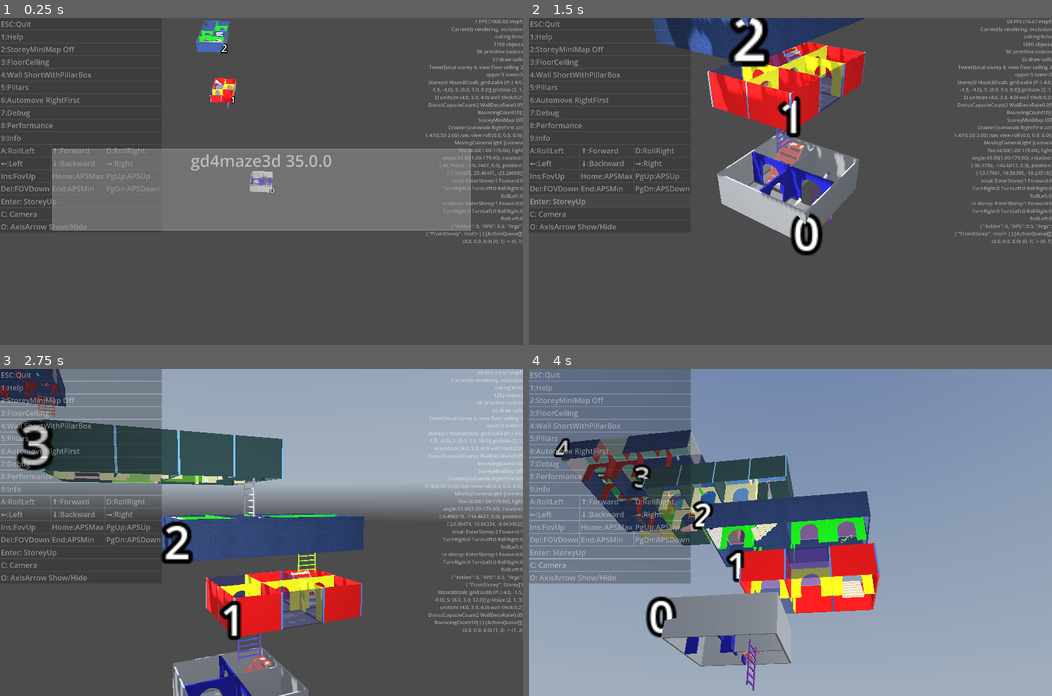
Above: before the commit, frames 1-4 (two rows, left to right).
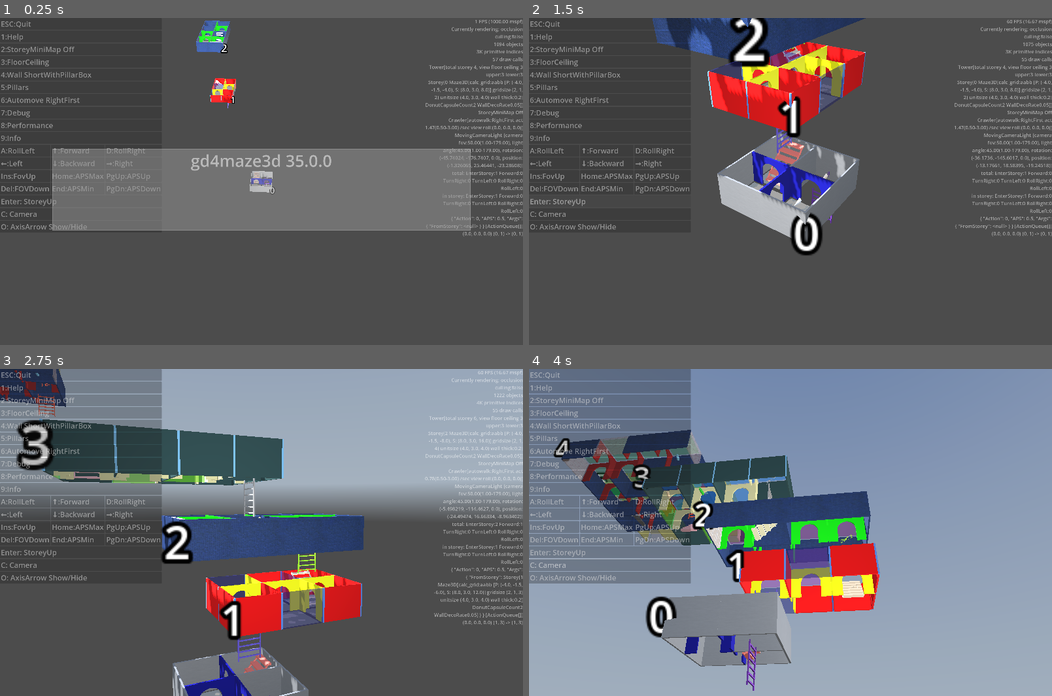
Above: after the commit, the same moments.

Repository: kasworld/gd4maze3d
Game: Godot game, scene res://main.tscn
The game is run twice, just before and just after one commit, with the same random seed, the same clock (stepped at 60 frames per second) and the same inputs. A sky picture missing from this copy of the repository is replaced by a grey-blue gradient.
Inputs (mouse positions are in pixels of both pictures, inside the frame that each line leads up to):
- Up to frame 1 (0.25 s): no input
- Up to frame 2 (1.5 s): click "Enter: StoreyUp" at 0.5 s; click "Enter: StoreyUp" at 1.25 s
- Up to frame 3 (2.75 s): tap Enter at 2 s; move the mouse to (376, 516) at 2.02 s; hold Right from 2.03 s (still down); tap Q at 2.1 s; click (376, 516) at 2.17 s
- Up to frame 4 (4 s): move the mouse to (685, 548) at 2.77 s; release Right at 2.78 s; hold Down 2.78-3.53 s; tap E at 2.85 s; move the mouse to (842, 460) at 3.52 s; hold Right from 3.53 s (still down); tap 1 at 3.6 s

The runs differ from the first frame. In frame 1, 1.4% of the frame differs, in the area x 81-100%, y 7-69%; in frame 2, 1.5%; in frame 3, 1.8%, in the area x 81-100%, y 7-81%; in frame 4, nothing differs.

Commit message:
cleanup bouncing code

Diff:
--- a/maze_3d/maze_3d.gd
+++ b/maze_3d/maze_3d.gd
@@ -187,14 +187,17 @@
 			Maze.Flag.North, Maze.Flag.South:
 				pos_list_H.append(calc_wall_pos_face_H(x,y))
 	maze_cells.iter_open(add_door_at)
-
 	var csgH := ArchDoor.MakeArchDoorMeshH(PreCalced.WallSize_H_Short, door_mat)
 	bake_door.call_deferred($DoorContainer/HDoor,pos_list_H, csgH)
 	var csgV := ArchDoor.MakeArchDoorMeshV(PreCalced.WallSize_V_Short, door_mat)
 	bake_door.call_deferred($DoorContainer/VDoor,pos_list_V, csgV)
 func bake_door(mms :MultiMeshShape, pos_list :Array, csg :CSGShape3D) -> void:
+	var sw := StopWatch.new("%s bake_door" % self)
 	mms.init_with_mesh(csg.bake_static_mesh(), pos_list.size())
+	sw.split("init_with_mesh")
 	pos_multimeshshape(mms, pos_list)
+	sw.split("pos_multimeshshape")
+	#print_debug(sw)
 
 func calc_wall_pos_face_V(x :int, y :int) -> Vector3:
 	return calc_grid.posi_to_linepos(Vector3i(x,0,y)) + Vector3(0, calc_grid.unit_size.y/2, calc_grid.unit_size.z/2)
--- a/storey/storey.gd
+++ b/storey/storey.gd
@@ -36,12 +36,10 @@
 
 var DonutCapsuleCount :int = 0
 var WallDecoRate :float = 0
-var BouncingCount :int = 0
 var MaxTableCount :int = 0
 func set_param(grid_size) -> Storey:
 	DonutCapsuleCount = min(100, max(2, grid_size.x*grid_size.y/20.0) )
 	WallDecoRate = 1.0/20.0
-	BouncingCount = 10
 	MaxTableCount = 100
 	return self
 
@@ -82,12 +80,11 @@
 var storey_height :float
 
 func _to_string() -> String:
-	return "Storey[%d %s DonutCapsuleCount%s WallDecoRate%s BouncingCount%s]" % [
-		storey_num, maze3d, DonutCapsuleCount, WallDecoRate, BouncingCount]
-
+	return "Storey[%d %s DonutCapsuleCount%s WallDecoRate%s]" % [
+		storey_num, maze3d, DonutCapsuleCount, WallDecoRate]
 
 func init(num :int, grid_size := GridSize, cell_size := CellSize) -> Storey:
-	var sw := StopWatch.new("storey")
+	var sw := StopWatch.new("Storey%s" % storey_num)
 	var maze2d := Maze.new(grid_size)
 	sw.split("maze2d")
 	var floor_ceiling_height :float = cell_size.y *0.01
@@ -154,8 +151,6 @@
 	sw.split("MiniMap")
 	for i in min(MaxTableCount,구석자리목록.size()):
 		add_table4leg(구석자리목록[i])
-	#add_bouncing(BouncingCount , 크기기준 /20)
-	#sw.split("add_bouncing")
 	#print_debug(sw)
 	return self
 
@@ -174,15 +169,6 @@
 		CalcGrid3D.CalcAxisAlignInner(aabb, t4l.aabb.size, 1, -1 )-maze3d.WallThick/2,
 		CalcGrid3D.CalcAxisAlignInner(aabb, t4l.aabb.size, 2, randi_range(-1,1) )
 		)
-
-#var bouncing_list :Array
-#func add_bouncing(n :int, radius :float) -> void:
-	#bouncing_list = []
-	#for i in n:
-		#var mb :MazeBall = preload("res://maze_3d/maze_ball/maze_ball.tscn").instantiate(
-			#).init(maze3d, radius, radius*10, RandomColorIter.get_and_next())
-		#$BouncingContainer.add_child(mb)
-		#bouncing_list.append(mb)
 
 func chars_enter_storey(old_storey :Storey, char_list :Array, playernum :int) -> void:
 	for ch in char_list:
